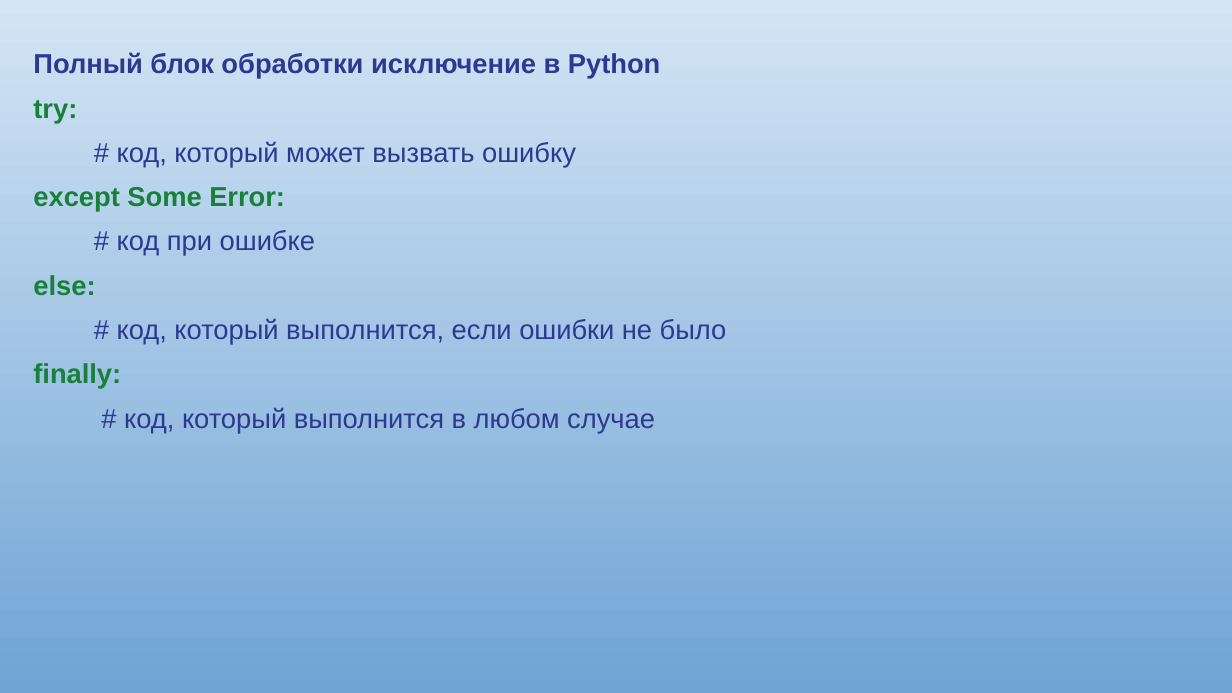
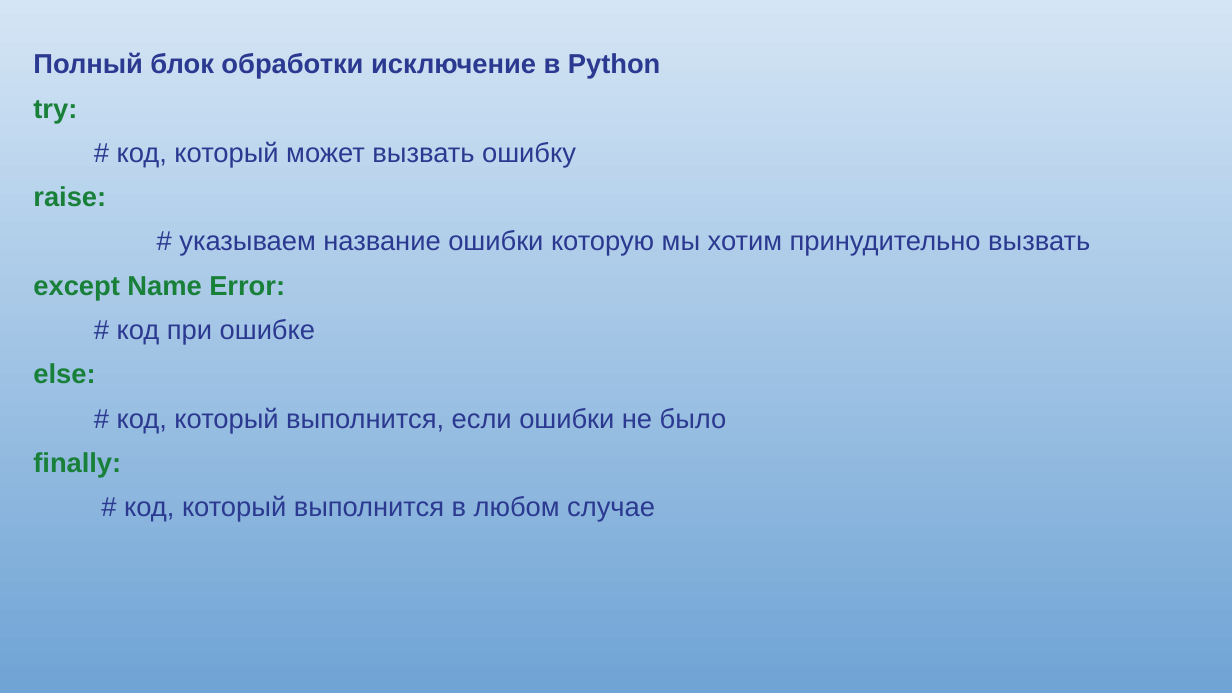
Before and after one commit to ShevchenkoOl/Python_pro17, a slide deck: slide 4 of slides/Python_лекция 3.pptx. Drawn at 1232x693 pixels with LibreOffice and Linux fonts; fonts in the diff are those of the drawing. Boxes give left, top, right and bottom in pixels: in the first picture for what was removed or moved away, otherwise in the second. Text is boxed around its words. In the diff, an @@ line names an element or a change of style, - is before the commit and + after.

Commit message:
updated slides

```diff
--- a/slides/Python_лекция 3.pptx
+++ b/slides/Python_лекция 3.pptx
@@ text at bbox=[33, 186, 1090, 300]: text changed; text colour #188038 to #2B3990; bold off @@
-except Some Error:
+raise:
+# указываем название ошибки которую мы хотим принудительно вызвать
+except Name Error:
```
Also in this commit, not shown: 1 slide removed, 2 other files.
